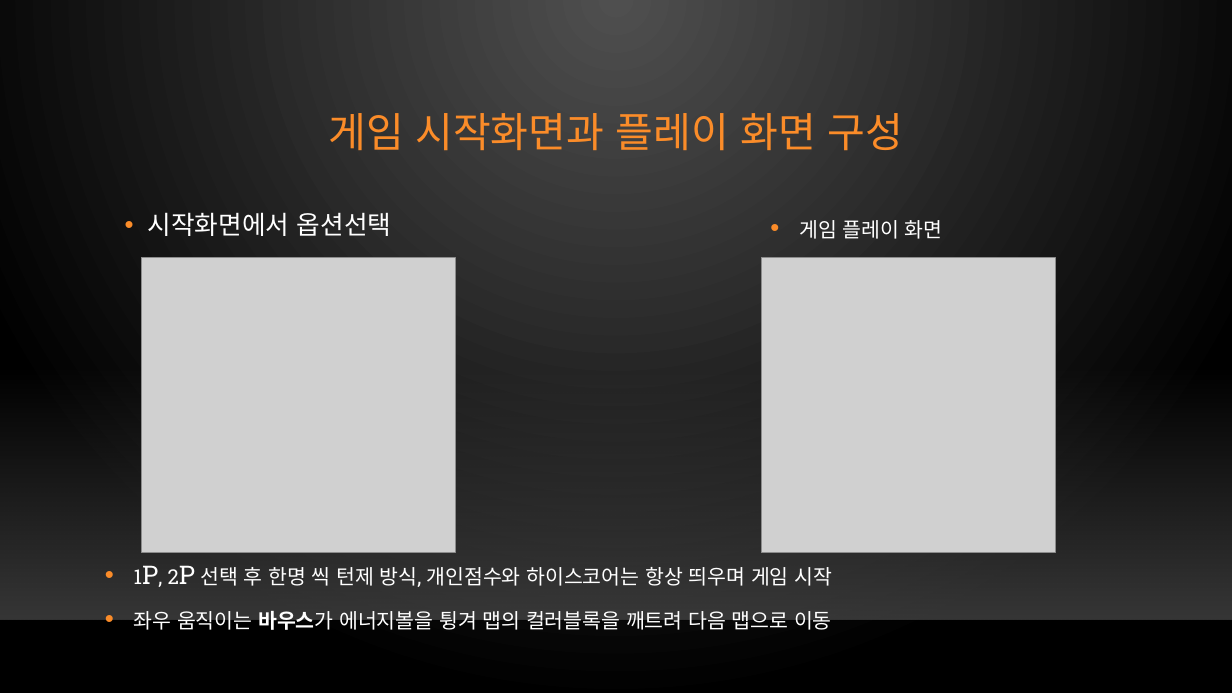
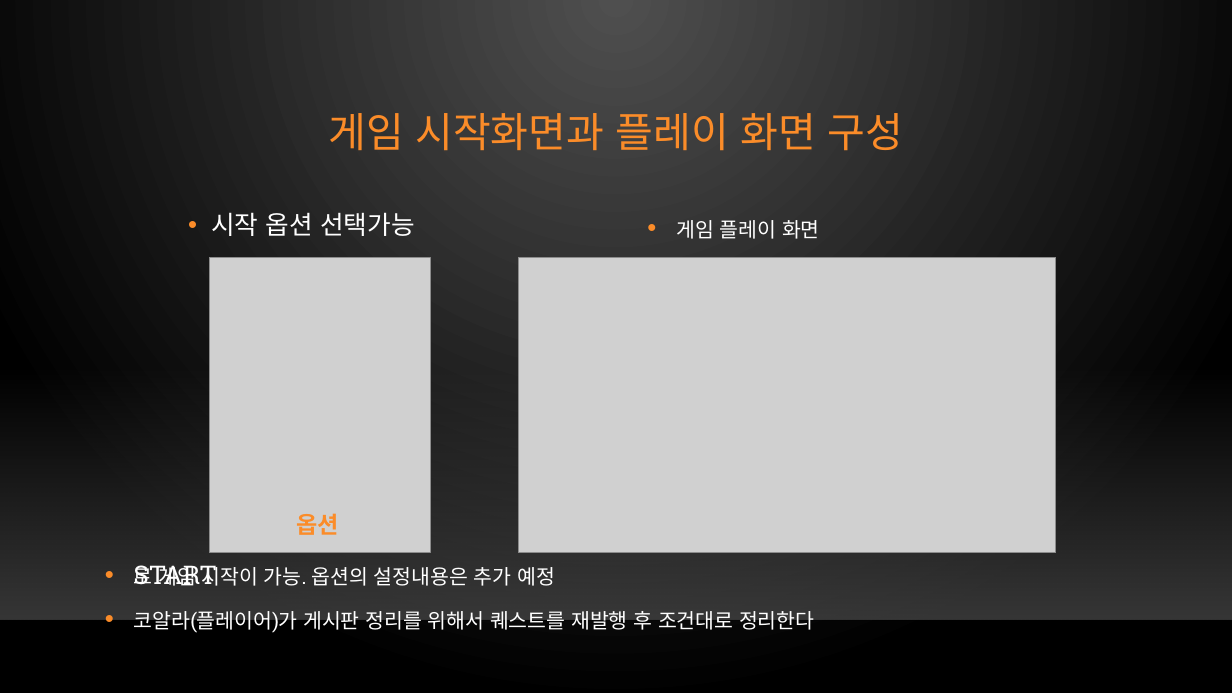
Before and after one commit to xqiwipx/first_project, a slide deck: slide 18 of Kims_project.pptx. Drawn at 1232x693 pixels with LibreOffice and Linux fonts; fonts in the diff are those of the drawing; grey boxes stand for pictures; background and template pictures are left out. Boxes give left, top, right and bottom in pixels: in the first picture for what was removed or moved away, otherwise in the second. Text is boxed around its words. In the diff, an @@ line names an element or a change of style, - is before the commit and + after.

```diff
--- a/Kims_project.pptx
+++ b/Kims_project.pptx
@@ text "게임 플레이 화면": place and size @@
-text "게임 플레이 화면" at [799,220,943,239]
+text "게임 플레이 화면" at [676,220,820,239]
@@ text at [211,212,415,236]: text changed @@
-• 시작화면에서 옵션선택
+• 시작 옵션 선택가능
@@ picture: place and size @@
-picture at [141,258,456,553]
+picture at [209,258,430,553]
@@ picture added at [518,258,1056,553] @@
@@ text added at [296,513,339,535], 18 pt, text #FB8C29, bold @@
+옵션
@@ text at [134,564,814,634]: text changed @@
-• 1P, 2P 선택 후 한명 씩 턴제 방식, 개인점수와 하이스코어는 항상 띄우며 게임 시작
-• 좌우 움직이는 바우스가 에너지볼을 튕겨 맵의 컬러블록을 깨트려 다음 맵으로 이동
+• START로 게임 시작이 가능. 옵션의 설정내용은 추가 예정
+• 코알라(플레이어)가 게시판 정리를 위해서 퀘스트를 재발행 후 조건대로 정리한다
```
Also in this commit, not shown: 7 other slides changed.
